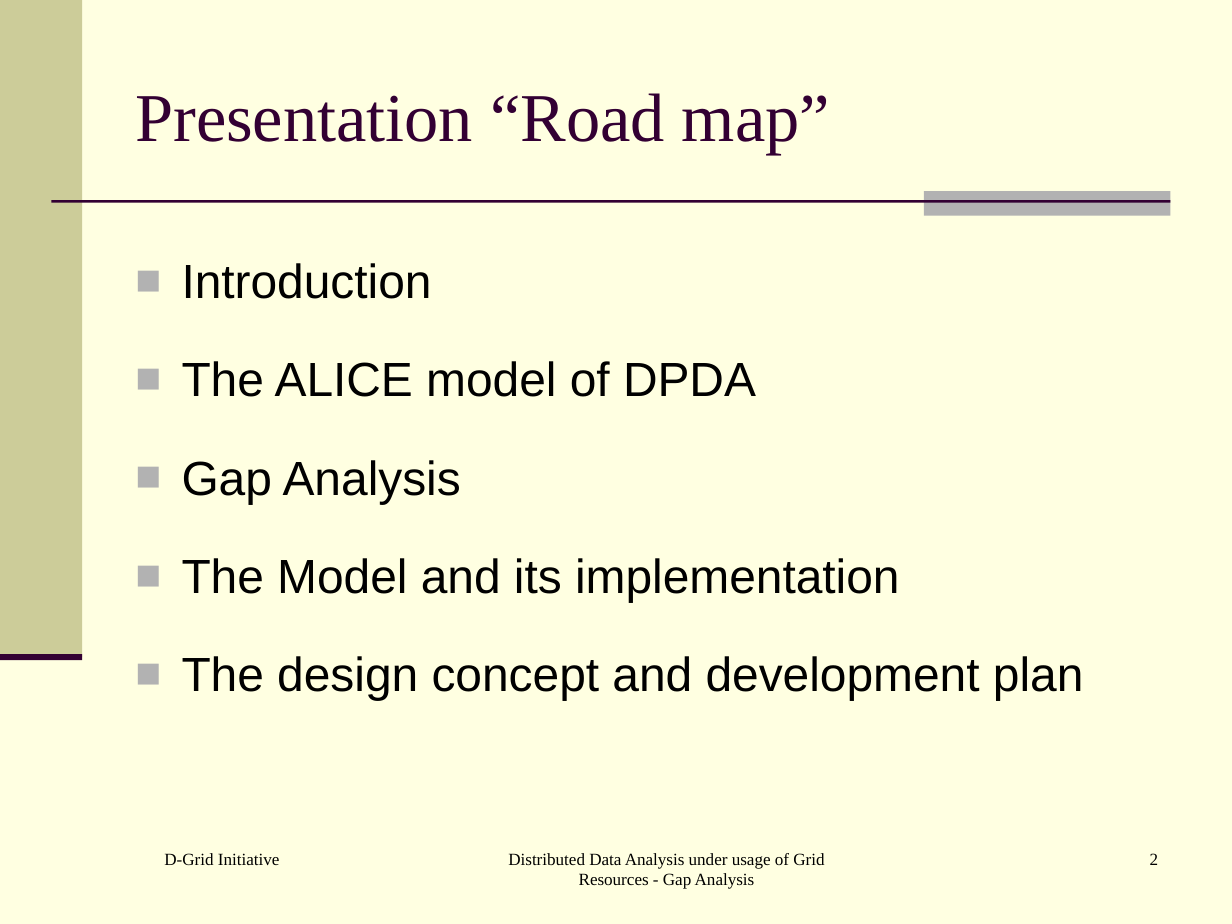
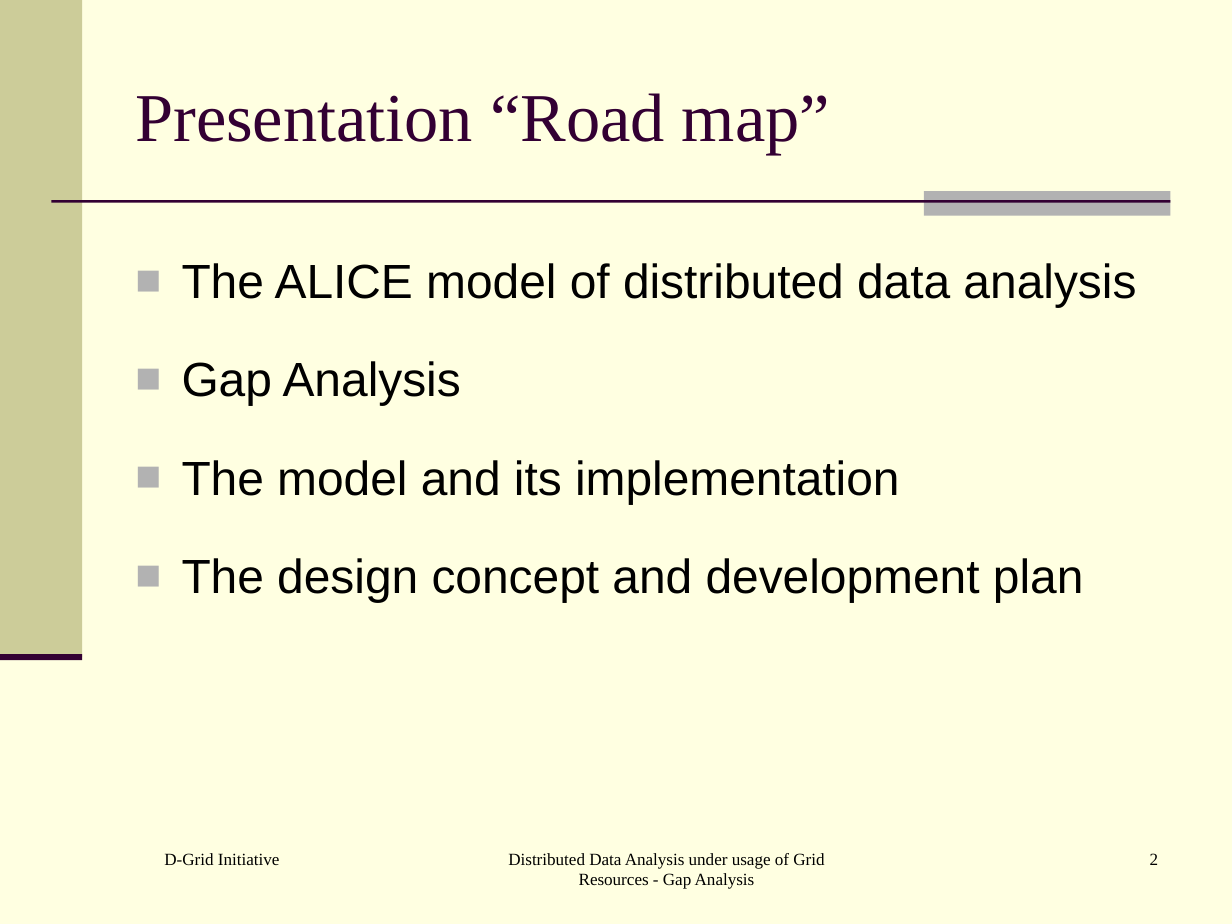
Before and after one commit to AnarManafov/PoDDocumentation, a slide deck: slide 2 of HEPCG-Workshops/2006-Nov/HEPCG-Workshops-2006-Nov.ppt. Drawn at 1232x924 pixels with LibreOffice and Linux fonts; fonts in the diff are those of the drawing. Boxes give left, top, right and bottom in pixels: in the first picture for what was removed or moved away, otherwise in the second. Text is boxed around its words. In the diff, an @@ line names an element or a change of style, - is before the commit and + after.

```diff
--- a/HEPCG-Workshops/2006-Nov/HEPCG-Workshops-2006-Nov.ppt
+++ b/HEPCG-Workshops/2006-Nov/HEPCG-Workshops-2006-Nov.ppt
@@ text at [182,263,1136,307]: text changed @@
-■ Introduction
-■ The ALICE model of DPDA
+■ The ALICE model of distributed data analysis
@@ text at [182,460,900,504]: text changed @@
-■ The Model and its implementation
+■ The model and its implementation
```
Also in this commit, not shown: 8 other slides changed, 1 slide removed, 1 other file.
